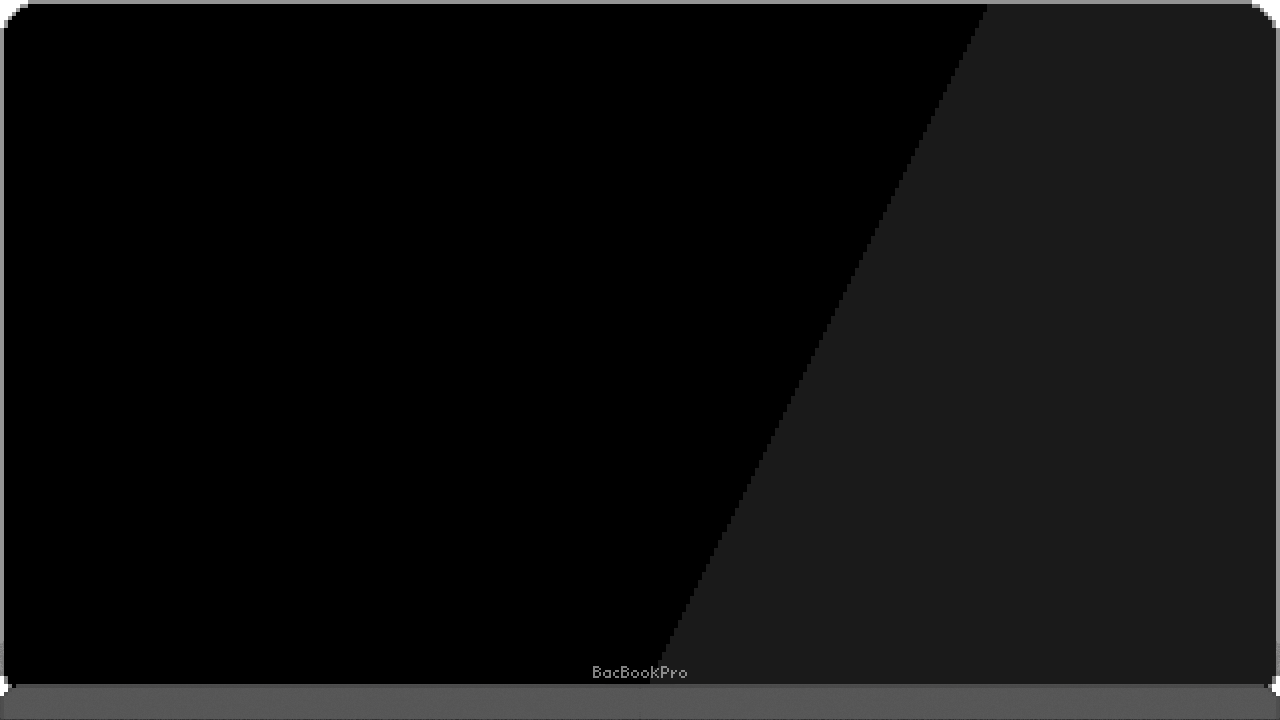
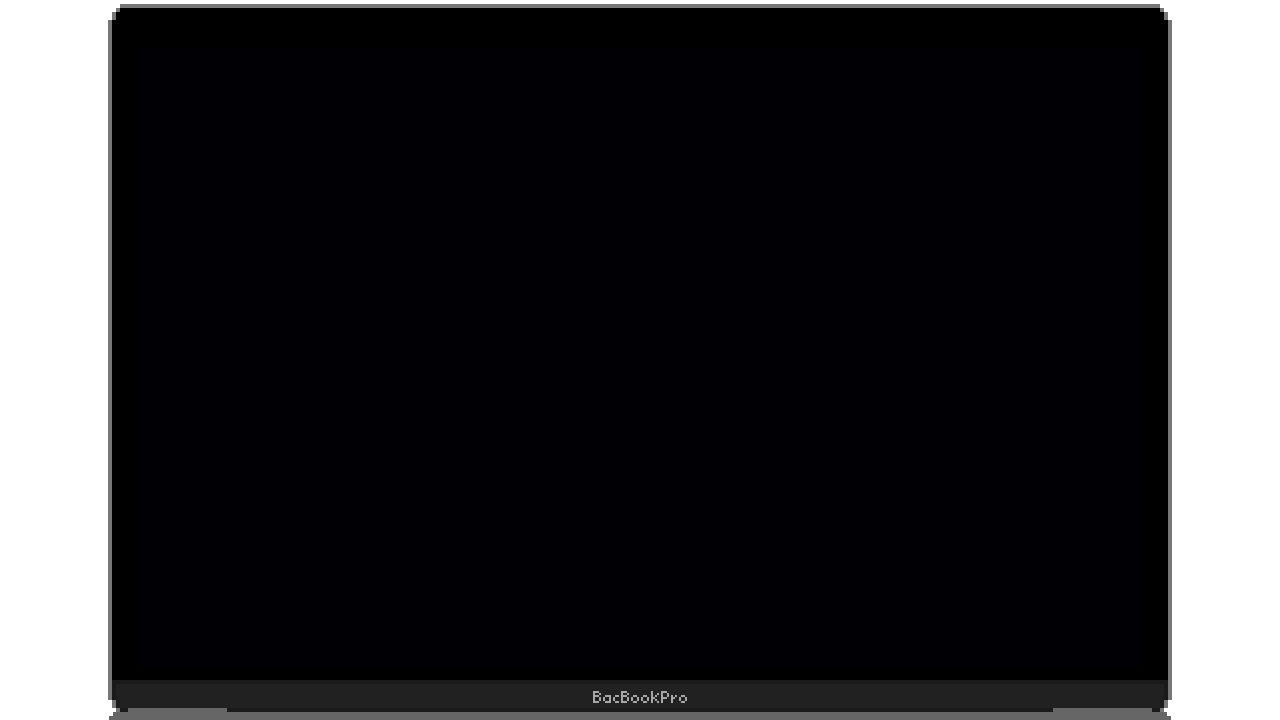
Revision of a layered 1280 × 720 image; what changed, layer by layer:
removed layer "shade" over [0, 641, 1280, 720]
hid "screen", moved it above "Screen", painted on it over [650, 4, 1276, 688]
removed layer "Logo" (was 50%) over [590, 663, 693, 682]
renamed "sketch" to "Screen", showed it, opacity 35% → 100%, painted on it over [0, 0, 1280, 720]
painted on "frame" over [0, 0, 1280, 720]
hid "black", painted on it over [0, 0, 1280, 720]
